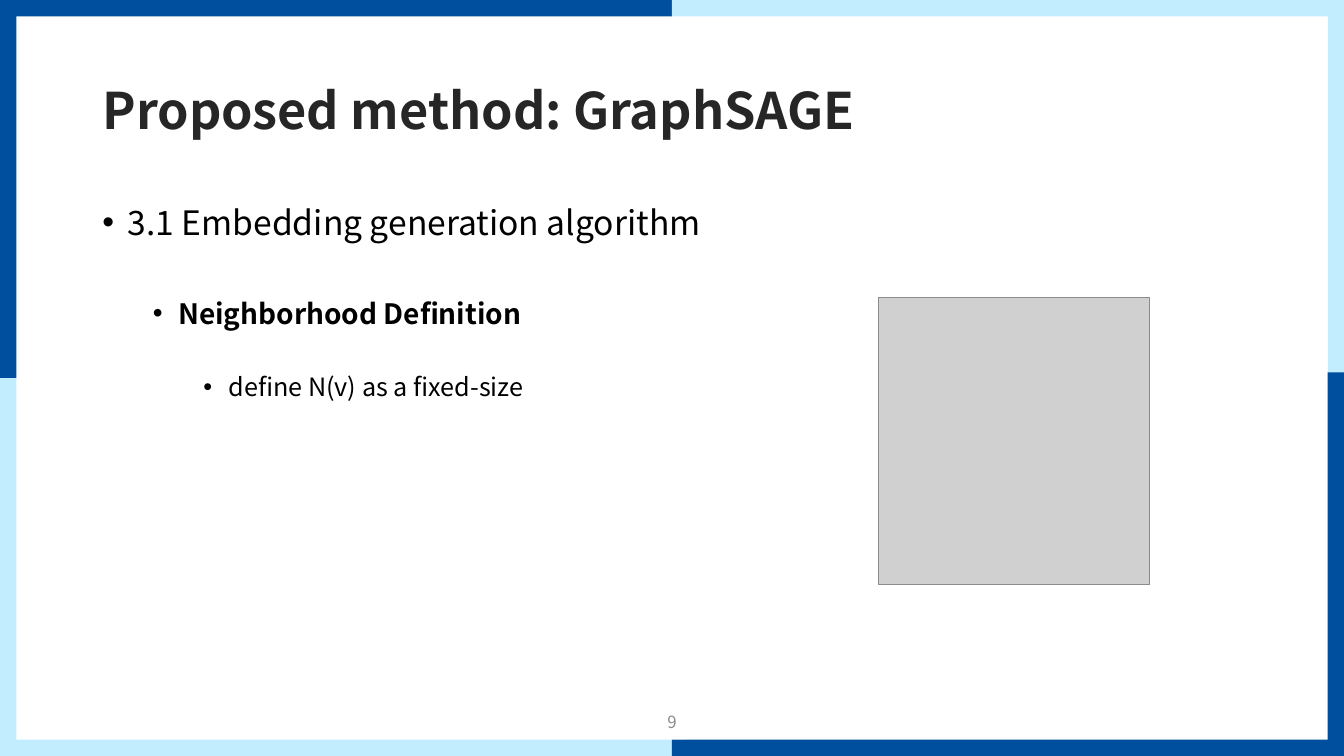
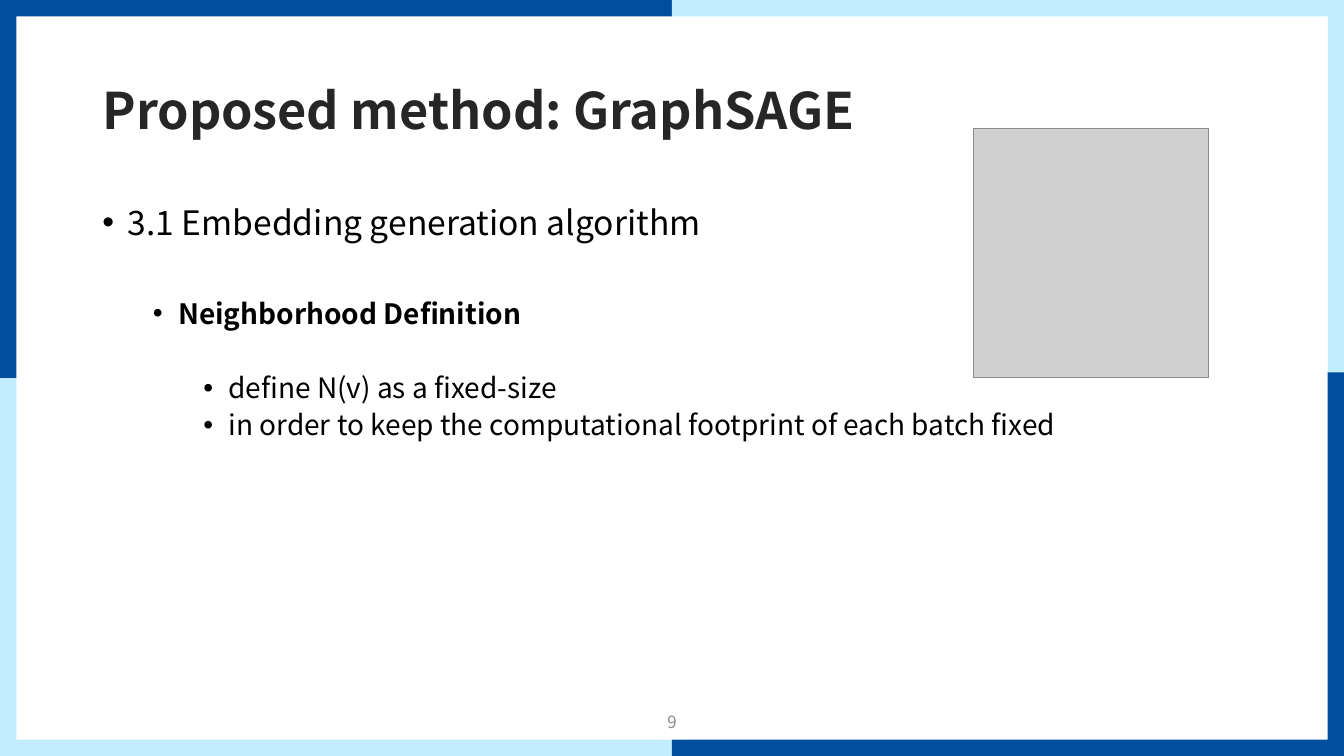
Before and after one commit to mmvv11/GraduateStudies, a slide deck: slide 9 of papers/review/GraphSAGE Review.pptx. Drawn at 1344x756 pixels with LibreOffice and Linux fonts; fonts in the diff are those of the drawing; grey boxes stand for pictures; background and template pictures are left out. Boxes give left, top, right and bottom in pixels: in the first picture for what was removed or moved away, otherwise in the second. Text is boxed around its words. In the diff, an @@ line names an element or a change of style, - is before the commit and + after.

Commit message:
graphSAGE 대본점검 완료

```diff
--- a/papers/review/GraphSAGE Review.pptx
+++ b/papers/review/GraphSAGE Review.pptx
@@ picture: place and size @@
-picture at (879, 297, 1150, 585)
+picture at (974, 128, 1209, 378)
@@ text at (228, 375, 556, 404): size 18 to 20 pt in "define N(v) as a fixed-size" @@
@@ text at (228, 412, 1055, 442): paragraph added @@
+    • in order to keep the computational footprint of each batch fixed
```
Also in this commit, not shown: 6 other slides changed, 1 slide added.
